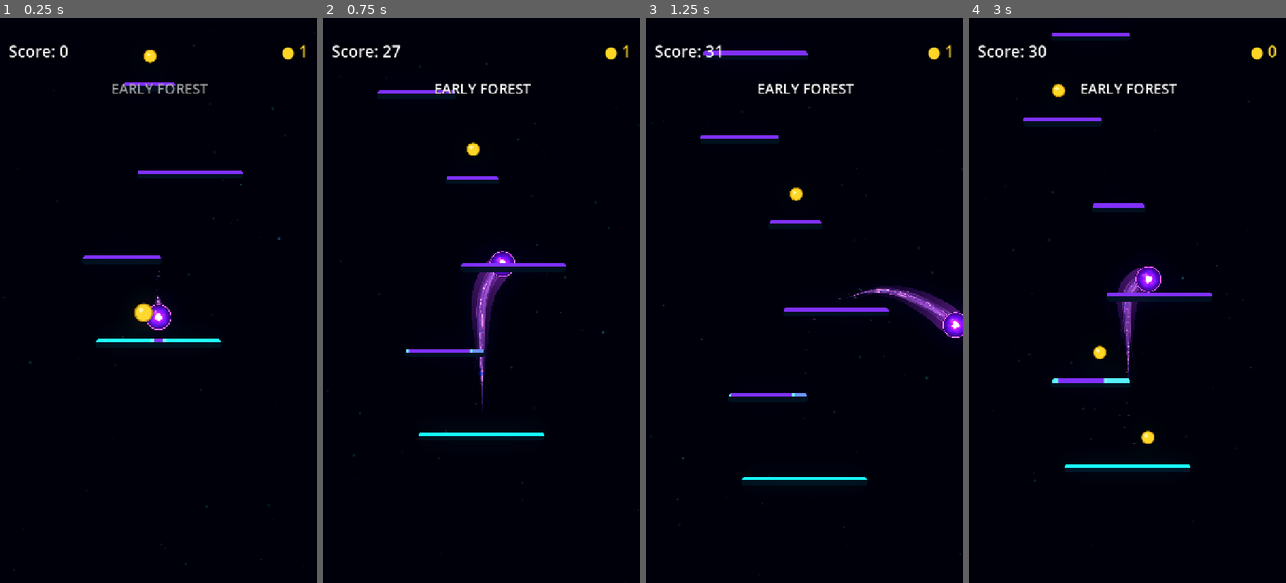
Above: before the commit, frames 1-4 (left to right).
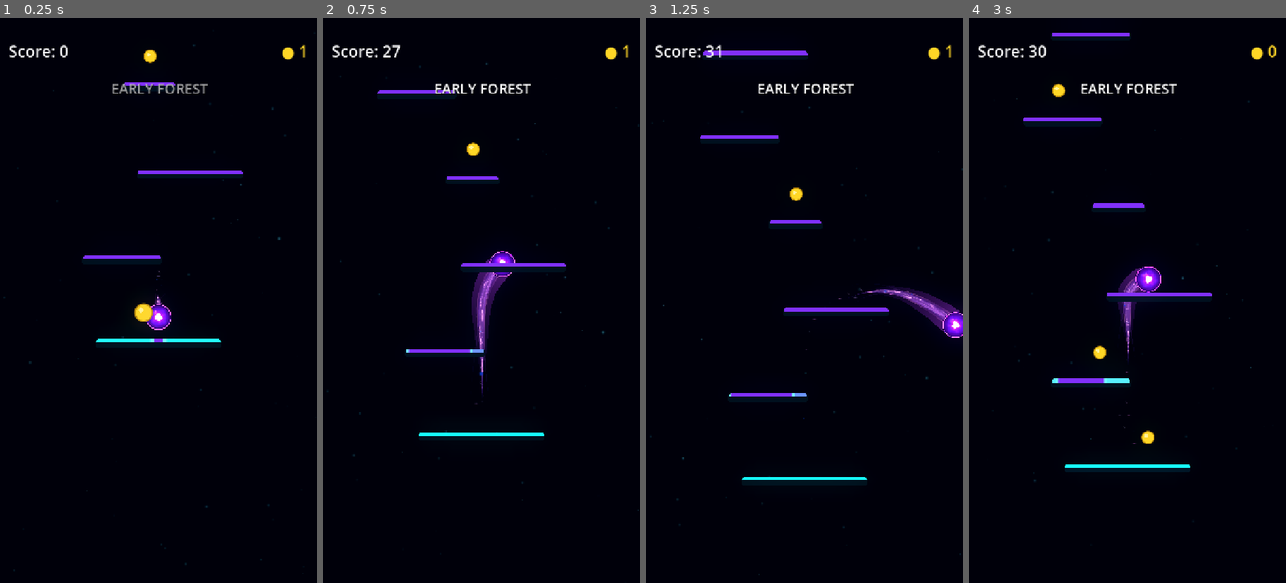
Above: after the commit, the same moments.

Repository: Kryodo/TowerJump
Game: Godot game, scene res://scenes/main.tscn
Two runs of this game, one before a commit and one after it. Both use one fixed random seed, a clock stepped at 60 frames per second and the inputs below.
Inputs (mouse positions are in pixels of both pictures, inside the frame that each line leads up to):
- Up to frame 1 (0.25 s): no input
- Up to frame 2 (0.75 s): move the mouse to (551, 272) at 0.52 s; hold Right (ui_right) from 0.53 s (still down); click (551, 272) at 0.67 s
- Up to frame 3 (1.25 s): keep holding Right (ui_right)
- Up to frame 4 (3 s): release Right (ui_right) at 1.25 s; drag from (1064, 328) to (1117, 193) at 1.27 s; click "Nochmal spielen" at 2 s; move the mouse to (1159, 176) at 2.77 s; hold Right (ui_right) from 2.78 s (still down)

Frame 1 is identical in both runs. In frame 2, 0.2% of the frame differs, in the area x 46-57%, y 42-70%; in frame 3, 0.2%; in frame 4, 0.2%.

Commit message:
Godot ball+trail Sterilization

Diff:
--- a/scenes/ball.tscn
+++ b/scenes/ball.tscn
@@ -22,10 +22,6 @@
 _data = [Vector2(0, 0.015), 0.0, 3.5, 0, 1, Vector2(0.06, 0.3), 3.5, 1.3, 1, 1, Vector2(0.18, 1), 1.3, 0.0, 1, 1, Vector2(0.34, 0.92), 0.0, -0.9, 1, 1, Vector2(0.66, 0.48), -0.9, -1.0, 1, 1, Vector2(0.92, 0.06), -1.0, -0.5, 1, 1, Vector2(1, 0), -0.5, 0.0, 1, 0]
 point_count = 7
 
-[sub_resource type="Curve" id="Curve_comet_core"]
-_data = [Vector2(0, 0.62), 0.0, 5.0, 0, 1, Vector2(0.045, 0.92), 5.0, 2.0, 1, 1, Vector2(0.12, 1.15), 2.0, 0.0, 1, 1, Vector2(0.3, 0.96), 0.0, -1.0, 1, 1, Vector2(0.58, 0.52), -1.0, -1.0, 1, 1, Vector2(0.84, 0.06), -1.0, -0.5, 1, 1, Vector2(1, 0), -0.5, 0.0, 1, 0]
-point_count = 7
-
 [sub_resource type="Gradient" id="Gradient_wisp_left"]
 offsets = PackedFloat32Array(0, 0.22, 0.65, 1)
 colors = PackedColorArray(1, 1, 1, 0.84, 1, 1, 1, 0.48, 1, 1, 1, 0.12, 1, 1, 1, 0)
@@ -40,6 +36,10 @@
 shader_parameter/energy_strength = 1.5
 shader_parameter/filament_strength = 1.9
 shader_parameter/palette_mode = 0
+
+[sub_resource type="Curve" id="Curve_comet_core"]
+_data = [Vector2(0, 0.62), 0.0, 5.0, 0, 1, Vector2(0.045, 0.92), 5.0, 2.0, 1, 1, Vector2(0.12, 1.15), 2.0, 0.0, 1, 1, Vector2(0.3, 0.96), 0.0, -1.0, 1, 1, Vector2(0.58, 0.52), -1.0, -1.0, 1, 1, Vector2(0.84, 0.06), -1.0, -0.5, 1, 1, Vector2(1, 0), -0.5, 0.0, 1, 0]
+point_count = 7
 
 [sub_resource type="Curve" id="Curve_f7kxq"]
 _data = [Vector2(0, 0), 0.0, 0.0, 0, 0, Vector2(0.05, 0.85), 0.0, 0.0, 0, 0, Vector2(0.12, 1), 0.0, 0.0, 0, 0, Vector2(0.35, 1), 0.0, 0.0, 0, 0, Vector2(0.6, 0.9), 0.0, 0.0, 0, 0, Vector2(0.82, 0.65), 0.0, 0.0, 0, 0, Vector2(1, 0), 0.0, 0.0, 0, 0]
@@ -177,6 +177,7 @@
 [node name="TrailVisual" type="Node2D" parent="." unique_id=2025838925]
 z_index = -1
 script = ExtResource("2_4dx81")
+max_points = 27
 visual_palette = 1
 wisp_strength = 2.0
 
